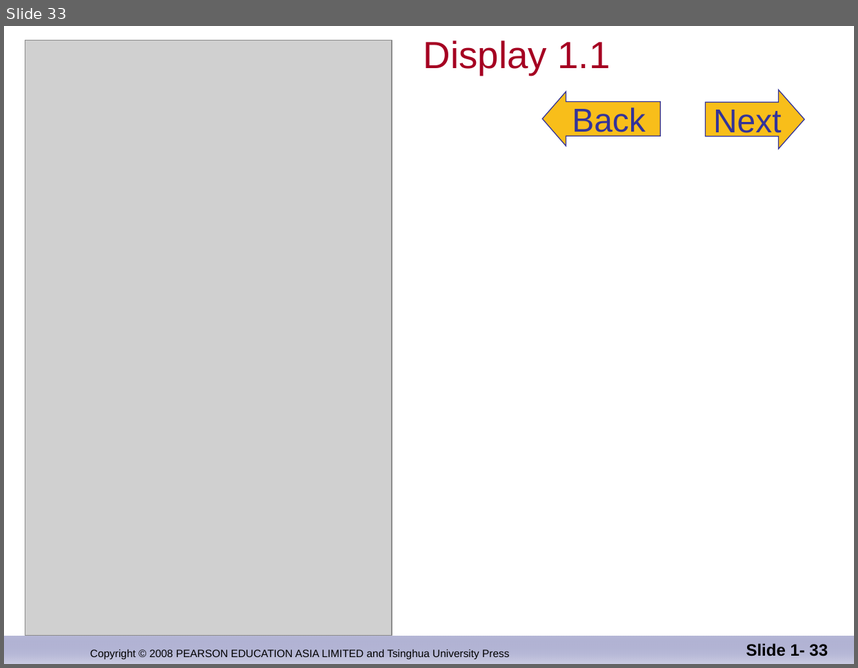
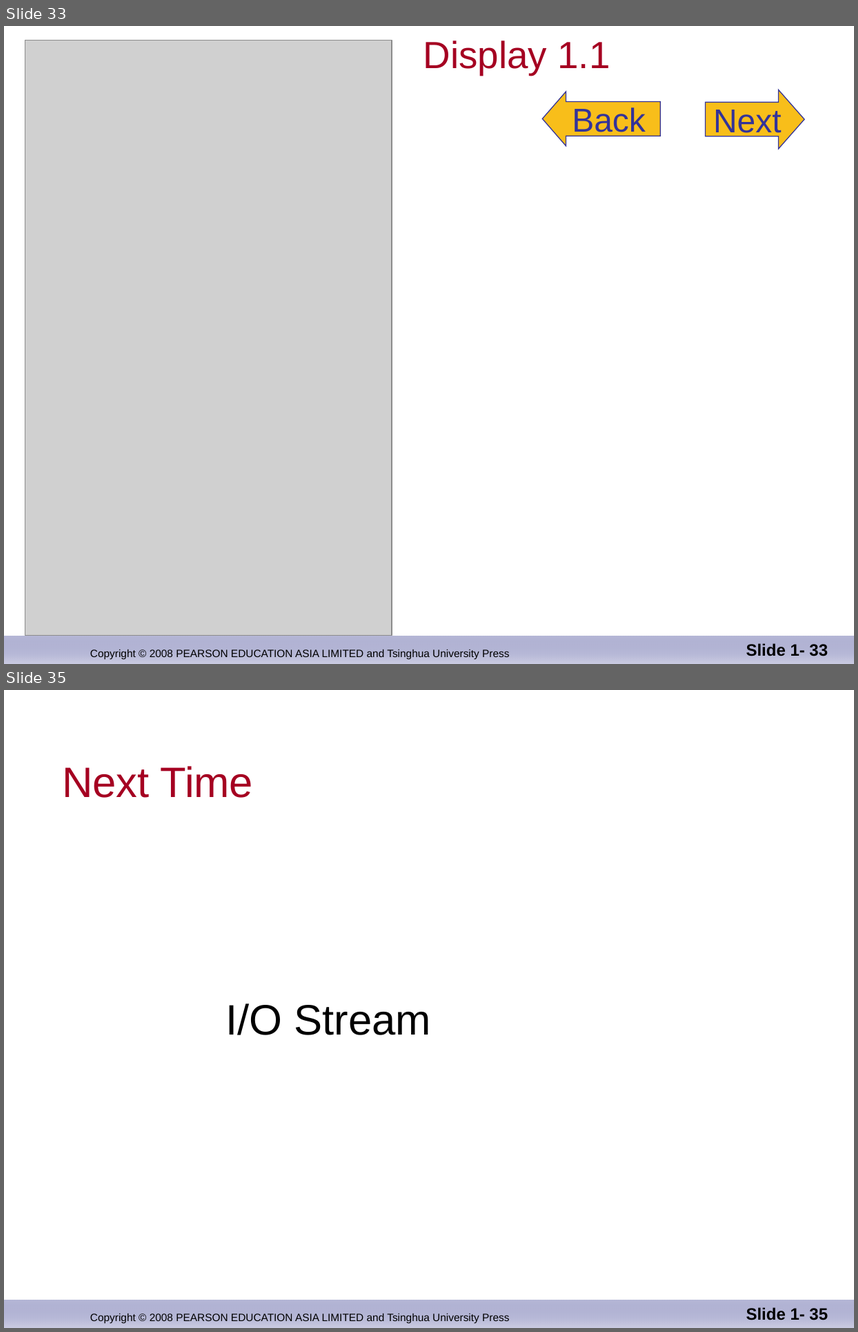
Before and after one commit to djuanbei/CPLUSPLUS, a slide deck: ppt/ch_01.ppt. Shown one above the other, each under a label of ours: slide 33 before the commit, slides 33 and 35 after it; the slides between them are not shown. The pictures are 858x668 and 858x1332 pixels, drawn with LibreOffice and Linux fonts; fonts in the diff are those of the drawing; grey boxes stand for pictures; background and template pictures are left out. Boxes give left, top, right and bottom in pixels: in the first picture for what was removed or moved away, otherwise in the second. Text is boxed around its words. In the diff, an @@ line names an element or a change of style, - is before the commit and + after.

```diff
--- a/ppt/ch_01.ppt
+++ b/ppt/ch_01.ppt
@@ slide 35 added at [4, 690, 854, 1328], background #FFFFFF; not listed: 2 template elements that a slide beside it also shows @@
@@ title added at [62, 766, 253, 798], 36 pt, text #A50021 @@
+Next Time
@@ text added at [226, 1003, 431, 1035], 36 pt, text #000000 @@
+I/O Stream
@@ page number added at [746, 1307, 828, 1320], 14 pt, text #000000, bold @@
+Slide 1- 35
```
Also in this commit, not shown: 3 slides changed, 1 other slide added, 3 slides removed.
